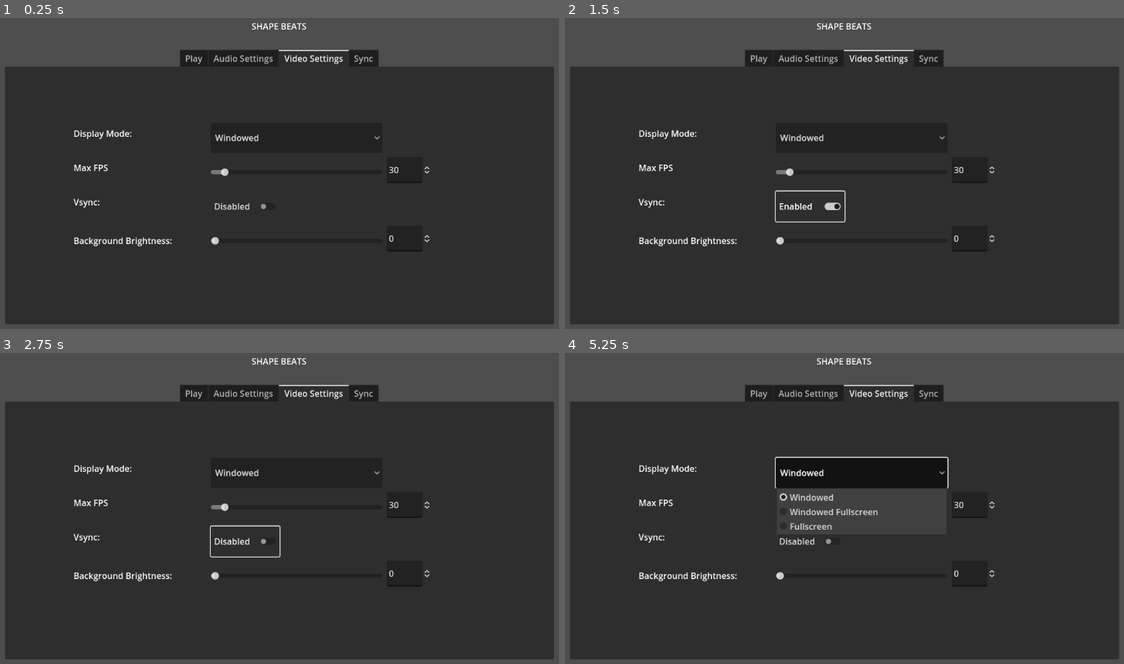
Above: before the commit, frames 1-4 (two rows, left to right).
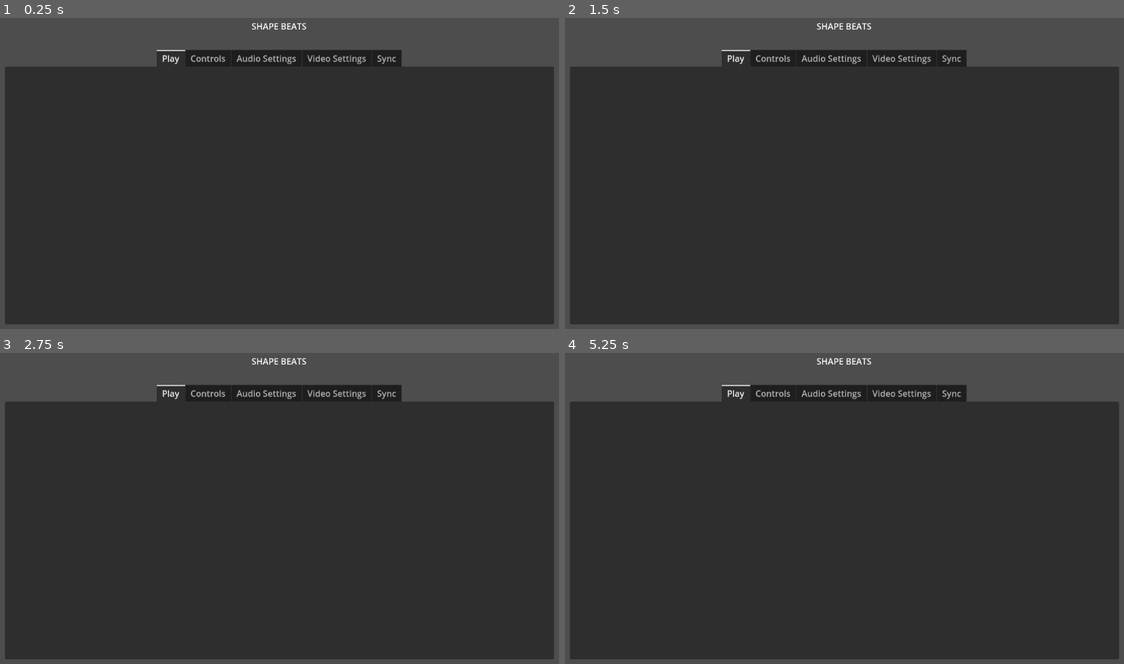
Above: after the commit, the same moments.

Repository: SucellosMusic/first-rhythm-game
Game: Godot game, scene res://Scenes/Menus/main_menu.tscn
Same seed, same stepped clock (60 frames per second), same inputs: the game is played once before the commit and once after it. This scene is started directly instead of the project's main scene.
Inputs (mouse positions are in pixels of both pictures, inside the frame that each line leads up to):
- Up to frame 1 (0.25 s): no input
- Up to frame 2 (1.5 s): click (861, 139) at 0.5 s, where only the run before the commit has a clickable "Windowed"; click (810, 207) at 1.25 s, where only the run before the commit has a clickable "Disabled"
- Up to frame 3 (2.75 s): click (245, 542) at 2 s, where only the run before the commit has a clickable "Enabled"
- Up to frame 4 (5.25 s): click (861, 474) at 2.75 s, where only the run before the commit has a clickable "Windowed"; click (810, 542) at 3.5 s, where only the run before the commit has a clickable "Disabled"; click (810, 542) at 4.25 s, where only the run before the commit has a clickable "Enabled"; click (861, 474) at 5 s, where only the run before the commit has a clickable "Windowed"

The runs differ from the first frame. In frame 1, 1.8% of the frame differs, in the area x 13-77%, y 10-75%; in frame 2, 2.0%; in frame 3, 2.0%; in frame 4, 5.3%.

Commit message:
More Menus
added controls UI, but still need to setup to allow player to customize

Diff:
--- /dev/null
+++ b/Scenes/Menus/controls.gd
@@ -0,0 +1,54 @@
+extends Control
+
+#mouse
+@onready var mouseSensSlider : HSlider = $"Mouse Sensitivity/HSlider"
+@onready var mouseSenseDisplay : SpinBox = $"Mouse Sensitivity/HSlider/SpinBox"
+
+#rotate left
+@onready var rotateLeftOne : Button = $"Rotate Left/Rotate Left One"
+@onready var rotateLeftTwo : Button = $"Rotate Left/Rotate Left Two"
+@onready var rotateLeftEvents : Array[InputEvent] = InputMap.action_get_events("Rotate Left")
+
+#rotate right
+@onready var rotateRightOne : Button = $"Rotate Right/Rotate Right One"
+@onready var rotateRightTwo : Button = $"Rotate Right/Rotate Right Two"
+@onready var rotateRightEvents : Array[InputEvent] = InputMap.action_get_events("Rotate Right")
+
+#input shape
+@onready var inputShapeOne : Button = $"Input Shape/Input Shape One"
+@onready var inputShapeTwo : Button = $"Input Shape/Inpute Shape Two"
+@onready var inputShapeEvents : Array[InputEvent] = InputMap.action_get_events("Input Shape")
+
+func _ready()-> void:
+	rotateLeftOne.text = rotateLeftEvents[0].as_text().trim_suffix(" (Physical)")
+	rotateLeftTwo.text = rotateLeftEvents[1].as_text().trim_suffix(" (Physical)")
+	rotateRightOne.text = rotateRightEvents[0].as_text().trim_suffix(" (Physical)")
+	rotateRightTwo.text = rotateRightEvents[1].as_text().trim_suffix(" (Physical)")
+	inputShapeOne.text = inputShapeEvents[0].as_text().trim_suffix(" (Physical)")
+	inputShapeTwo.text = inputShapeEvents[1].as_text().trim_suffix(" (Physical)")
+
+
+
+func _on_rotate_left_one_pressed() -> void:
+	pass
+
+
+
+func _on_rotate_left_two_pressed() -> void:
+	pass # Replace with function body.
+
+
+func _on_rotate_right_one_pressed() -> void:
+	pass # Replace with function body.
+
+
+func _on_rotate_right_two_pressed() -> void:
+	pass # Replace with function body.
+
+
+func _on_input_shape_one_pressed() -> void:
+	pass # Replace with function body.
+
+
+func _on_inpute_shape_two_pressed() -> void:
+	pass # Replace with function body.
--- a/Scenes/Menus/main_menu.tscn
+++ b/Scenes/Menus/main_menu.tscn
@@ -1,8 +1,10 @@
-[gd_scene load_steps=4 format=3 uid="uid://i48jfqqktl3u"]
+[gd_scene load_steps=6 format=3 uid="uid://i48jfqqktl3u"]
 
 [ext_resource type="Script" path="res://Scenes/Menus/audio_settings.gd" id="1_0wm25"]
+[ext_resource type="Script" path="res://Scenes/Menus/controls.gd" id="1_1w83y"]
 [ext_resource type="Script" path="res://Scenes/Menus/scripts/v_sync_setter.gd" id="1_yo88m"]
 [ext_resource type="Script" path="res://Scenes/Menus/video_settings.gd" id="2_bfhna"]
+[ext_resource type="Script" path="res://Scenes/Menus/sync.gd" id="5_fhi10"]
 
 [node name="Main Menu" type="Control"]
 layout_mode = 3
@@ -28,19 +30,127 @@
 offset_right = 1088.0
 offset_bottom = 576.0
 tab_alignment = 1
-current_tab = 2
+current_tab = 0
 all_tabs_in_front = true
 
 [node name="Play" type="Control" parent="TabContainer"]
+layout_mode = 2
+metadata/_tab_index = 0
+
+[node name="Controls" type="Control" parent="TabContainer"]
 visible = false
 layout_mode = 2
-metadata/_tab_index = 0
+script = ExtResource("1_1w83y")
+metadata/_tab_index = 1
+
+[node name="Mouse Sensitivity" type="Label" parent="TabContainer/Controls"]
+layout_mode = 0
+offset_left = 128.0
+offset_top = 113.0
+offset_right = 268.0
+offset_bottom = 137.0
+text = "Mouse Sensitivity:"
+
+[node name="HSlider" type="HSlider" parent="TabContainer/Controls/Mouse Sensitivity"]
+layout_mode = 0
+offset_left = 192.0
+offset_top = -16.0
+offset_right = 576.0
+offset_bottom = 48.0
+
+[node name="SpinBox" type="SpinBox" parent="TabContainer/Controls/Mouse Sensitivity/HSlider"]
+layout_mode = 0
+offset_left = 448.0
+offset_right = 531.063
+offset_bottom = 64.0
+
+[node name="Rotate Left" type="Label" parent="TabContainer/Controls"]
+layout_mode = 0
+offset_left = 128.0
+offset_top = 241.0
+offset_right = 218.0
+offset_bottom = 264.0
+text = "Rotate Left:"
+
+[node name="Rotate Left One" type="Button" parent="TabContainer/Controls/Rotate Left"]
+layout_mode = 0
+offset_left = 200.0
+offset_top = -8.0
+offset_right = 376.0
+offset_bottom = 40.0
+
+[node name="Rotate Left Two" type="Button" parent="TabContainer/Controls/Rotate Left"]
+layout_mode = 0
+offset_left = 456.0
+offset_top = -8.0
+offset_right = 632.0
+offset_bottom = 40.0
+
+[node name="Rotate Right" type="Label" parent="TabContainer/Controls"]
+layout_mode = 0
+offset_left = 128.0
+offset_top = 305.0
+offset_right = 228.0
+offset_bottom = 328.0
+text = "Rotate Right:"
+
+[node name="Rotate Right One" type="Button" parent="TabContainer/Controls/Rotate Right"]
+layout_mode = 0
+offset_left = 200.0
+offset_top = -8.0
+offset_right = 376.0
+offset_bottom = 40.0
+
+[node name="Rotate Right Two" type="Button" parent="TabContainer/Controls/Rotate Right"]
+layout_mode = 0
+offset_left = 456.0
+offset_top = -8.0
+offset_right = 632.0
+offset_bottom = 40.0
+
+[node name="Input Shape" type="Label" parent="TabContainer/Controls"]
+layout_mode = 0
+offset_left = 128.0
+offset_top = 369.0
+offset_right = 226.0
+offset_bottom = 392.0
+text = "Input Shape:"
+
+[node name="Input Shape One" type="Button" parent="TabContainer/Controls/Input Shape"]
+layout_mode = 0
+offset_left = 200.0
+offset_top = -8.0
+offset_right = 376.0
+offset_bottom = 40.0
+
+[node name="Inpute Shape Two" type="Button" parent="TabContainer/Controls/Input Shape"]
+layout_mode = 0
+offset_left = 456.0
+offset_top = -8.0
+offset_right = 632.0
+offset_bottom = 40.0
+
+[node name="Option One" type="Label" parent="TabContainer/Controls"]
+layout_mode = 0
+offset_left = 320.0
+offset_top = 177.0
+offset_right = 414.0
+offset_bottom = 200.0
+text = "Option One:"
+
+[node name="Option Two" type="Label" parent="TabContainer/Controls"]
+layout_mode = 0
+offset_left = 576.0
+offset_top = 177.0
+offset_right = 670.0
+offset_bottom = 200.0
+text = "Option Two:"
 
 [node name="Audio Settings" type="Control" parent="TabContainer"]
 visible = false
 layout_mode = 2
 script = ExtResource("1_0wm25")
-metadata/_tab_index = 1
+metadata/_tab_index = 2
 
 [node name="Volume" type="Label" parent="TabContainer/Audio Settings"]
 layout_mode = 0
@@ -86,9 +196,10 @@
 allow_reselect = true
 
 [node name="Video Settings" type="Control" parent="TabContainer"]
+visible = false
 layout_mode = 2
 script = ExtResource("2_bfhna")
-metadata/_tab_index = 2
+metadata/_tab_index = 3
 
 [node name="Display Mode" type="Label" parent="TabContainer/Video Settings"]
 layout_mode = 0
@@ -178,8 +289,15 @@
 [node name="Sync" type="Control" parent="TabContainer"]
 visible = false
 layout_mode = 2
-metadata/_tab_index = 3
-
+script = ExtResource("5_fhi10")
+metadata/_tab_index = 4
+
+[connection signal="pressed" from="TabContainer/Controls/Rotate Left/Rotate Left One" to="TabContainer/Controls" method="_on_rotate_left_one_pressed"]
+[connection signal="pressed" from="TabContainer/Controls/Rotate Left/Rotate Left Two" to="TabContainer/Controls" method="_on_rotate_left_two_pressed"]
+[connection signal="pressed" from="TabContainer/Controls/Rotate Right/Rotate Right One" to="TabContainer/Controls" method="_on_rotate_right_one_pressed"]
+[connection signal="pressed" from="TabContainer/Controls/Rotate Right/Rotate Right Two" to="TabContainer/Controls" method="_on_rotate_right_two_pressed"]
+[connection signal="pressed" from="TabContainer/Controls/Input Shape/Input Shape One" to="TabContainer/Controls" method="_on_input_shape_one_pressed"]
+[connection signal="pressed" from="TabContainer/Controls/Input Shape/Inpute Shape Two" to="TabContainer/Controls" method="_on_inpute_shape_two_pressed"]
 [connection signal="value_changed" from="TabContainer/Audio Settings/Volume/Volume Setter" to="TabContainer/Audio Settings" method="_on_volume_setter_value_changed"]
 [connection signal="value_changed" from="TabContainer/Audio Settings/Volume/Volume Setter/Volume Display" to="TabContainer/Audio Settings" method="_on_volume_display_value_changed"]
 [connection signal="item_selected" from="TabContainer/Audio Settings/Device Selection/Device Options" to="TabContainer/Audio Settings" method="_on_device_options_item_selected"]
--- /dev/null
+++ b/Scenes/Menus/sync.gd
@@ -0,0 +1,11 @@
+extends Control
+
+
+# Called when the node enters the scene tree for the first time.
+func _ready() -> void:
+	pass # Replace with function body.
+
+
+# Called every frame. 'delta' is the elapsed time since the previous frame.
+func _process(delta: float) -> void:
+	pass
--- /dev/null
+++ b/audio_sync.gd
@@ -0,0 +1,6 @@
+extends Node
+
+var offSet : float;
+
+func test_function() -> void:
+	pass
--- a/project.godot
+++ b/project.godot
@@ -15,6 +15,10 @@
 config/features=PackedStringArray("4.3", "Forward Plus")
 config/icon="res://icon.svg"
 
+[autoload]
+
+AudioSync="*res://audio_sync.gd"
+
 [display]
 
 window/stretch/mode="viewport"
@@ -22,53 +26,21 @@
 
 [input]
 
-ui_mouse_left_click={
+"Rotate Left"={
 "deadzone": 0.5,
 "events": [Object(InputEventMouseButton,"resource_local_to_scene":false,"resource_name":"","device":-1,"window_id":0,"a …(253 unchanged characters)…
+, Object(InputEventKey,"resource_local_to_scene":false,"resource_name":"","device":-1,"window_id":0,"alt_pressed":false,"shift_pressed":false,"ctrl_pressed":false,"meta_pressed":false,"pressed":false,"keycode":0,"physical_keycode":65,"key_label":0,"unicode":97,"location":0,"echo":false,"script":null)
 ]
 }
-ui_mouse_right_click={
+"Rotate Right"={
 "deadzone": 0.5,
 "events": [Object(InputEventMouseButton,"resource_local_to_scene":false,"resource_name":"","device":-1,"window_id":0,"a …(253 unchanged characters)…
+, Object(InputEventKey,"resource_local_to_scene":false,"resource_name":"","device":-1,"window_id":0,"alt_pressed":false,"shift_pressed":false,"ctrl_pressed":false,"meta_pressed":false,"pressed":false,"keycode":0,"physical_keycode":68,"key_label":0,"unicode":100,"location":0,"echo":false,"script":null)
 ]
 }
-num_1={
+"Input Shape"={
 "deadzone": 0.5,
-"events": [Object(InputEventKey,"resource_local_to_scene":fa …(140 unchanged characters)… d":false,"keycode":0,"physical_keycode":49,"key_label":0,"unicode":49,"location":0,"echo":false,"script":null)
+"events": [Object(InputEventKey,"resource_local_to_scene":fa …(140 unchanged characters)… d":false,"keycode":0,"physical_keycode":83,"key_label":0,"unicode":115,"location":0,"echo":false,"script":null)
+, null, Object(InputEventKey,"resource_local_to_scene":false,"resource_name":"","device":-1,"window_id":0,"alt_pressed":false,"shift_pressed":false,"ctrl_pressed":false,"meta_pressed":false,"pressed":false,"keycode":0,"physical_keycode":32,"key_label":0,"unicode":32,"location":0,"echo":false,"script":null)
 ]
 }
-num_2={
-"deadzone": 0.5,
-"events": [Object(InputEventKey,"resource_local_to_scene":false,"resource_name":"","device":-1,"window_id":0,"alt_pressed":false,"shift_pressed":false,"ctrl_pressed":false,"meta_pressed":false,"pressed":false,"keycode":0,"physical_keycode":50,"key_label":0,"unicode":50,"location":0,"echo":false,"script":null)
-]
-}
-num_3={
-"deadzone": 0.5,
-"events": [Object(InputEventKey,"resource_local_to_scene":false,"resource_name":"","device":0,"window_id":0,"alt_pressed":false,"shift_pressed":false,"ctrl_pressed":false,"meta_pressed":false,"pressed":false,"keycode":0,"physical_keycode":51,"key_label":0,"unicode":0,"location":0,"echo":false,"script":null)
-]
-}
-num_4={
-"deadzone": 0.5,
-"events": [Object(InputEventKey,"resource_local_to_scene":false,"resource_name":"","device":0,"window_id":0,"alt_pressed":false,"shift_pressed":false,"ctrl_pressed":false,"meta_pressed":false,"pressed":false,"keycode":0,"physical_keycode":52,"key_label":0,"unicode":0,"location":0,"echo":false,"script":null)
-]
-}
-num_5={
-"deadzone": 0.5,
-"events": [Object(InputEventKey,"resource_local_to_scene":false,"resource_name":"","device":0,"window_id":0,"alt_pressed":false,"shift_pressed":false,"ctrl_pressed":false,"meta_pressed":false,"pressed":false,"keycode":0,"physical_keycode":53,"key_label":0,"unicode":0,"location":0,"echo":false,"script":null)
-]
-}
-num_6={
-"deadzone": 0.5,
-"events": [Object(InputEventKey,"resource_local_to_scene":false,"resource_name":"","device":0,"window_id":0,"alt_pressed":false,"shift_pressed":false,"ctrl_pressed":false,"meta_pressed":false,"pressed":false,"keycode":0,"physical_keycode":54,"key_label":0,"unicode":0,"location":0,"echo":false,"script":null)
-]
-}
-num_7={
-"deadzone": 0.5,
-"events": [Object(InputEventKey,"resource_local_to_scene":false,"resource_name":"","device":0,"window_id":0,"alt_pressed":false,"shift_pressed":false,"ctrl_pressed":false,"meta_pressed":false,"pressed":false,"keycode":0,"physical_keycode":55,"key_label":0,"unicode":0,"location":0,"echo":false,"script":null)
-]
-}
-letter_A={
-"deadzone": 0.5,
-"events": [Object(InputEventKey,"resource_local_to_scene":false,"resource_name":"","device":-1,"window_id":0,"alt_pressed":false,"shift_pressed":false,"ctrl_pressed":false,"meta_pressed":false,"pressed":false,"keycode":0,"physical_keycode":65,"key_label":0,"unicode":97,"location":0,"echo":false,"script":null)
-]
-}
